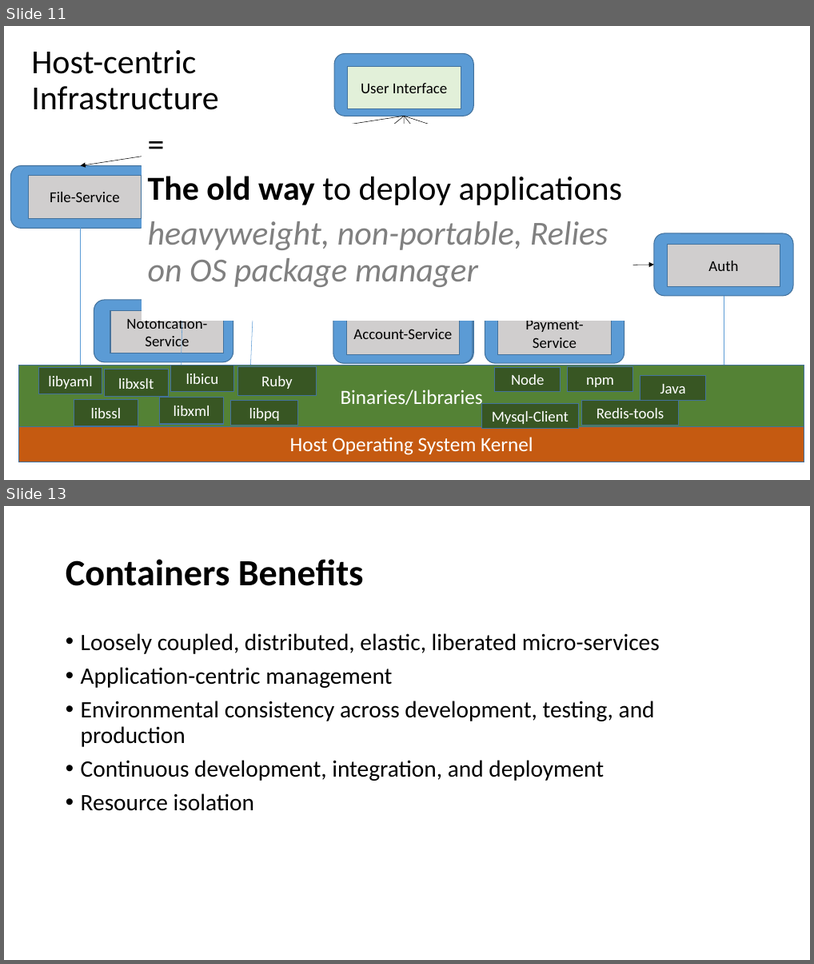
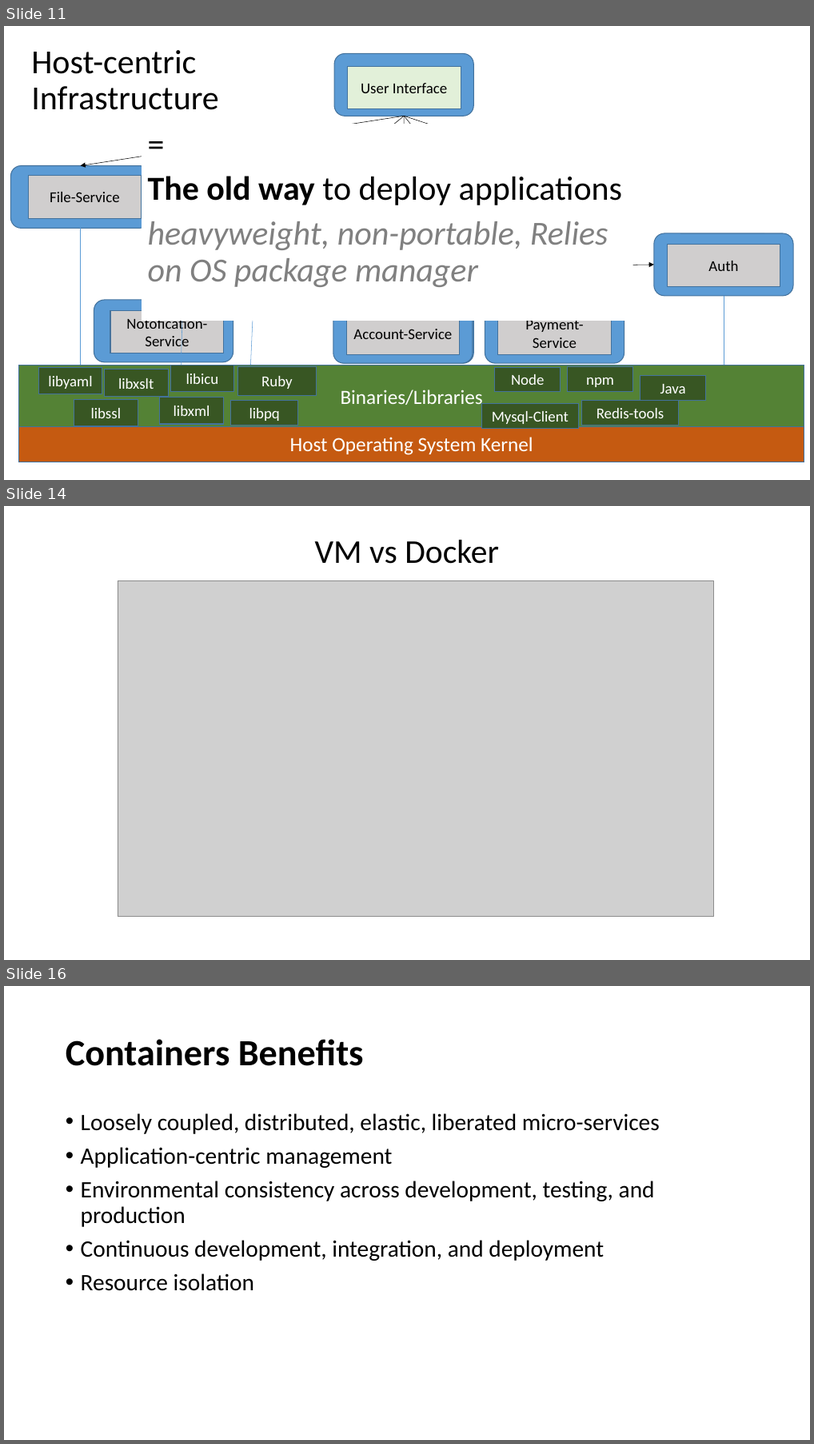
Before and after one commit to eylonmalin/k8s-training, a slide deck: day-1/Using Kubernetes Day 1.pptx. Shown one above the other, each under a label of ours: slides 11 and 13 before the commit, slides 11, 14 and 16 after it; the slides between them are not shown. The pictures are 814x964 and 814x1444 pixels, drawn with LibreOffice and Linux fonts; fonts in the diff are those of the drawing; grey boxes stand for pictures. Boxes give left, top, right and bottom in pixels: in the first picture for what was removed or moved away, otherwise in the second. Text is boxed around its words. In the diff, an @@ line names an element or a change of style, - is before the commit and + after.

```diff
--- a/day-1/Using Kubernetes Day 1.pptx
+++ b/day-1/Using Kubernetes Day 1.pptx
@@ slide 14 added at bbox=[4, 506, 810, 960], background #FFFFFF @@
@@ title added at bbox=[315, 540, 499, 564], 39.6 pt, text #000000 @@
+VM vs Docker
@@ picture added at bbox=[118, 581, 714, 916] @@
@@ what was slide 13 is now slide 16 @@
```
Also in this commit, not shown: 4 slides changed, 4 other slides added, 2 slides removed.
